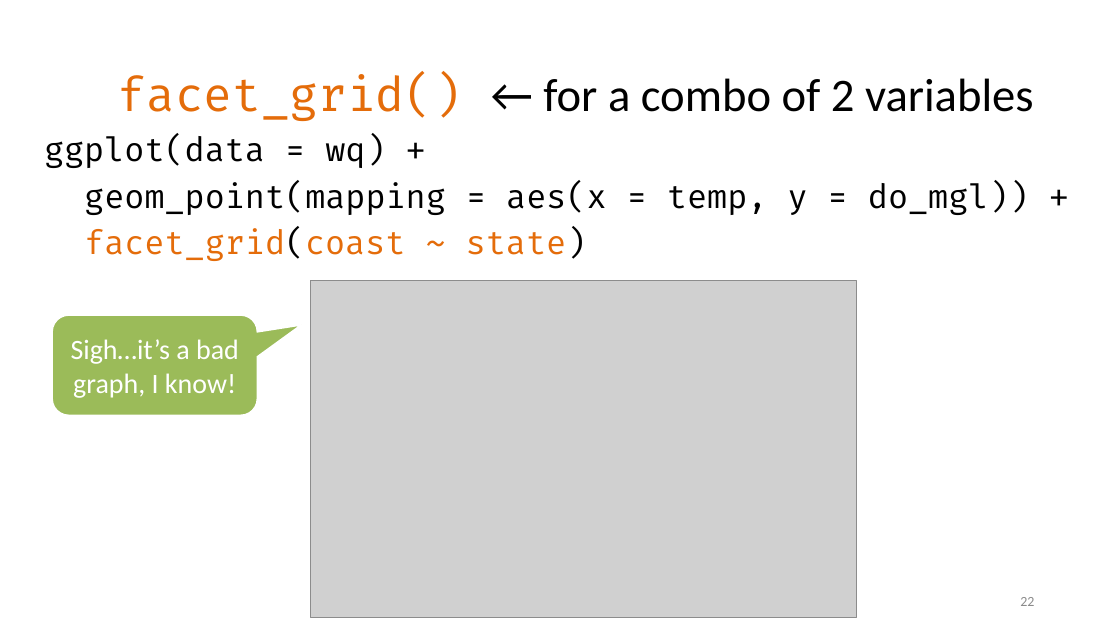
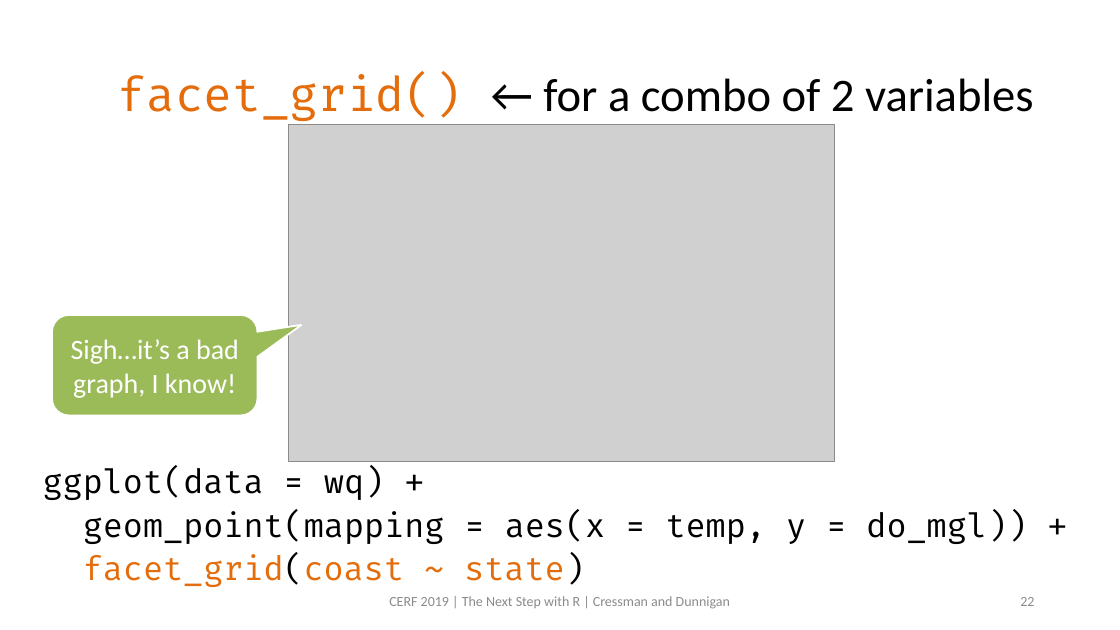
Before and after one commit to swmpkim/2019_CERF, a slide deck: slide 22 of slides/01_Visualize.pptx. Drawn at 1120x630 pixels with LibreOffice and Linux fonts; fonts in the diff are those of the drawing; grey boxes stand for pictures. Boxes give left, top, right and bottom in pixels: in the first picture for what was removed or moved away, otherwise in the second. Text is boxed around its words. In the diff, an @@ line names an element or a change of style, - is before the commit and + after.

```diff
--- a/slides/01_Visualize.pptx
+++ b/slides/01_Visualize.pptx
@@ picture: place and size @@
-picture at <box>311,281,857,618</box>
+picture at <box>288,125,834,462</box>
@@ text "ggplot(data = wq) +": place and size @@
-text "ggplot(data = wq) +" at <box>44,135,1029,261</box>
+text "ggplot(data = wq) +" at <box>43,468,1027,587</box>
@@ text "ggplot(data = wq) +" at <box>43,468,1027,587</box>: line spacing 0.9 to 0.8 @@
@@ text added at <box>389,596,730,609</box>, 12 pt, text #8C8C8C @@
+CERF 2019 | The Next Step with R | Cressman and Dunnigan
```
Also in this commit, not shown: 13 other slides changed, 18 slides added, 1 other file.
